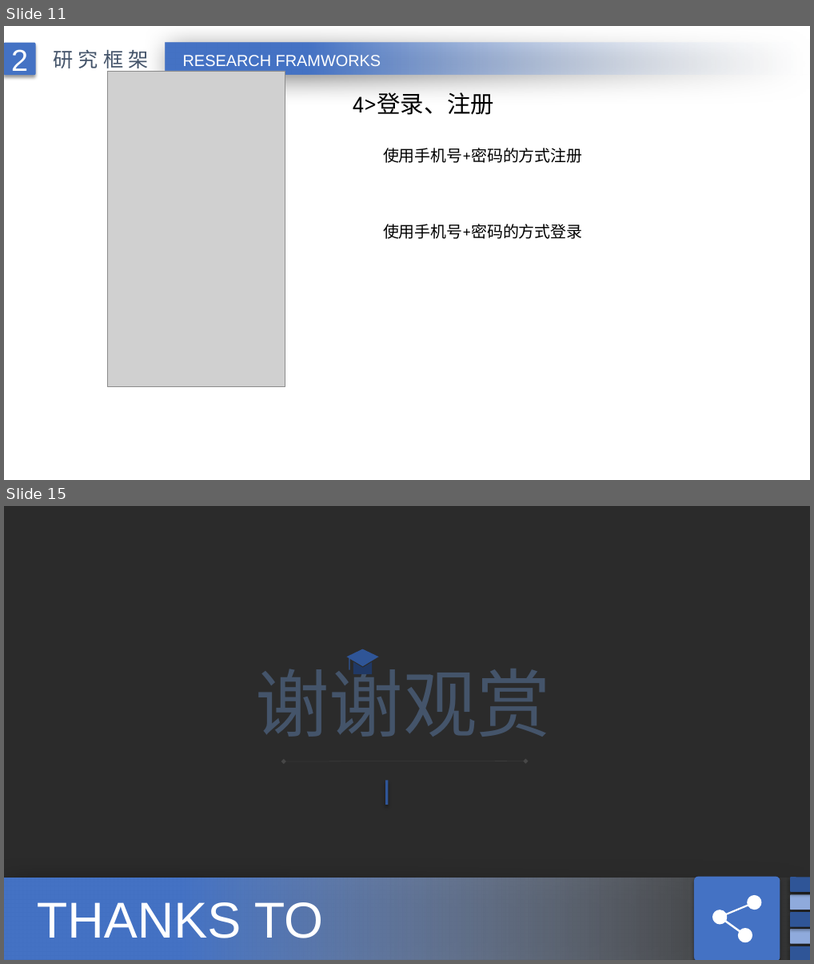
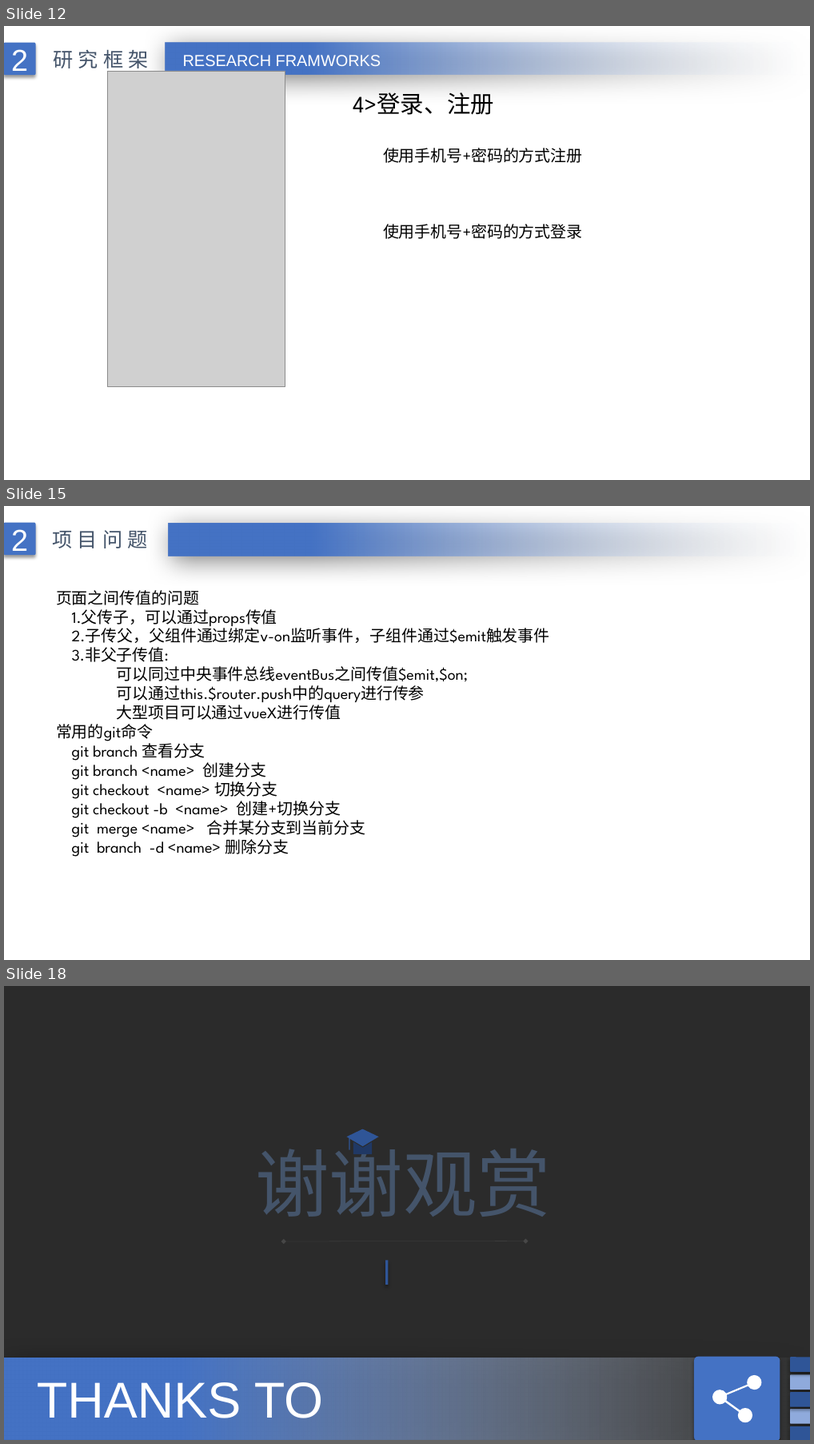
Before and after one commit to liujianhang1314/youGou, a slide deck: 刘建行.pptx. Shown one above the other, each under a label of ours: slides 11 and 15 before the commit, slides 12, 15 and 18 after it; the slides between them are not shown. The pictures are 814x964 and 814x1444 pixels, drawn with LibreOffice and Linux fonts; fonts in the diff are those of the drawing; grey boxes stand for pictures; background and template pictures are left out; a plain dark background stands for a picture behind light text. Boxes give left, top, right and bottom in pixels: in the first picture for what was removed or moved away, otherwise in the second. Text is boxed around its words. In the diff, an @@ line names an element or a change of style, - is before the commit and + after.

```diff
--- a/刘建行.pptx
+++ b/刘建行.pptx
@@ slide 15 added at <box>4,506,810,960</box>, background picture (left out) @@
@@ rounded rectangle added at <box>4,522,35,555</box>, fill #4472C4, 36 pt, text #FFFFFF @@
+2
@@ rectangle added at <box>169,524,810,556</box>, fill gradient #F7FAFD to #4472C4 @@
@@ text added at <box>52,530,148,548</box>, 24 pt, text #44546A @@
+项目问题
@@ text added at <box>56,590,550,856</box>, 19 pt, text #000000 @@
+页面之间传值的问题
+1.父传子，可以通过props传值
+2.子传父，父组件通过绑定v-on监听事件，子组件通过$emit触发事件
+3.非父子传值:
+可以同过中央事件总线eventBus之间传值$emit,$on;
+可以通过this.$router.push中的query进行传参
+大型项目可以通过vueX进行传值
+常用的git命令
+git branch 查看分支
+git branch <name> 创建分支
+git checkout <name> 切换分支
+git checkout -b <name> 创建+切换分支
+git merge <name> 合并某分支到当前分支
+git branch -d <name> 删除分支
@@ what was slide 11 is now slide 12 @@
@@ what was slide 15 is now slide 18 @@
```
Also in this commit, not shown: 7 slides changed, 4 other slides added, 2 slides removed, 19 other files.
